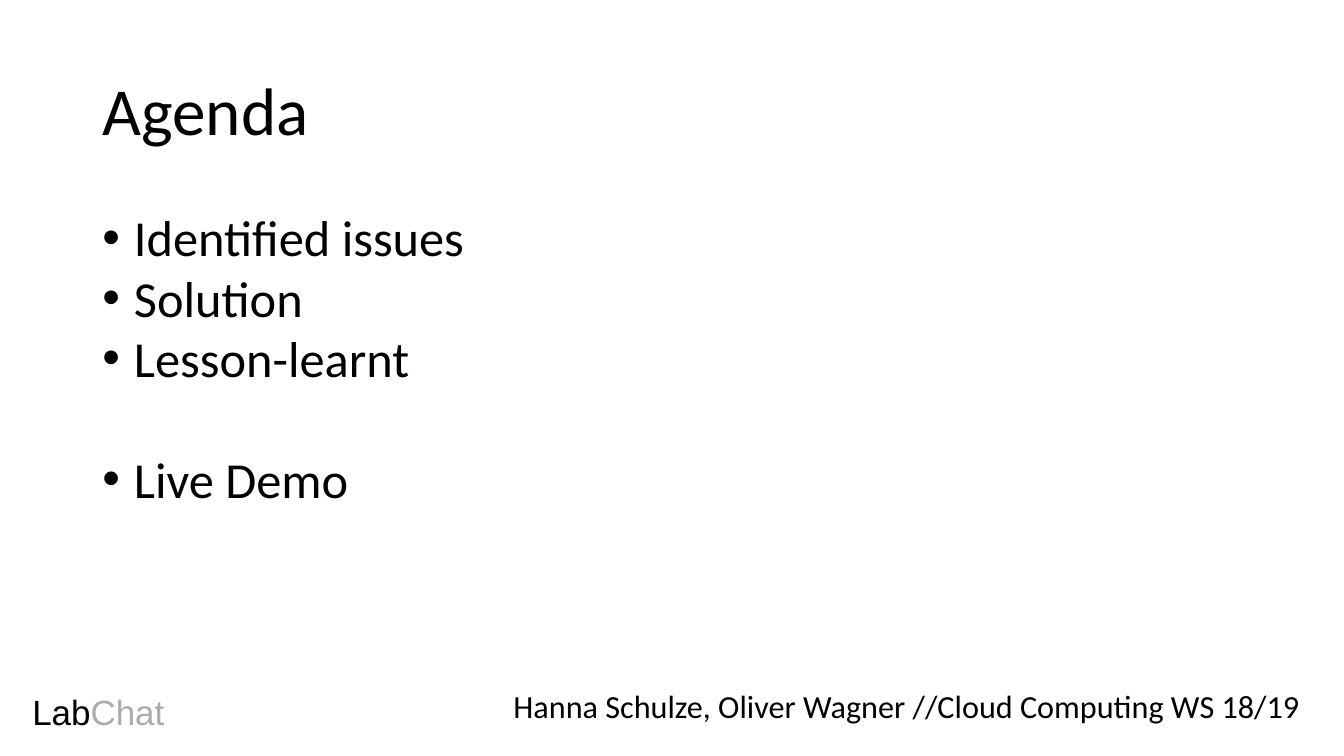
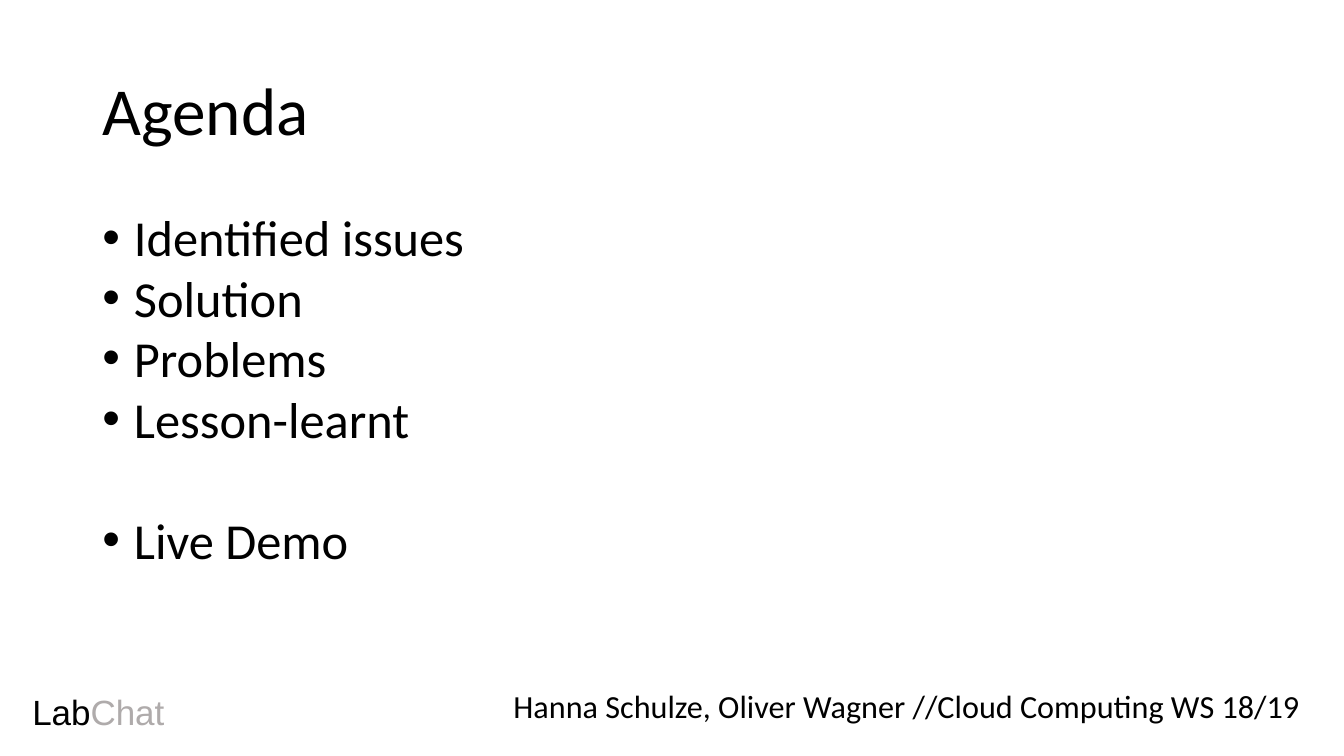
Before and after one commit to oliverwagner1989/CloudComputing_WS1718, a slide deck: slide 2 of Presentation LabChat - Exc 4.odp. Drawn at 1344x756 pixels with LibreOffice and Linux fonts; fonts in the diff are those of the drawing. Boxes give left, top, right and bottom in pixels: in the first picture for what was removed or moved away, otherwise in the second. Text is boxed around its words. In the diff, an @@ line names an element or a change of style, - is before the commit and + after.

```diff
--- a/Presentation LabChat - Exc 4.odp
+++ b/Presentation LabChat - Exc 4.odp
@@ text at (x1=134, y1=342, x2=326, y2=378): paragraph added @@
+• Problems
```
Also in this commit, not shown: 3 other slides changed, 2 slides added, 1 other file.
